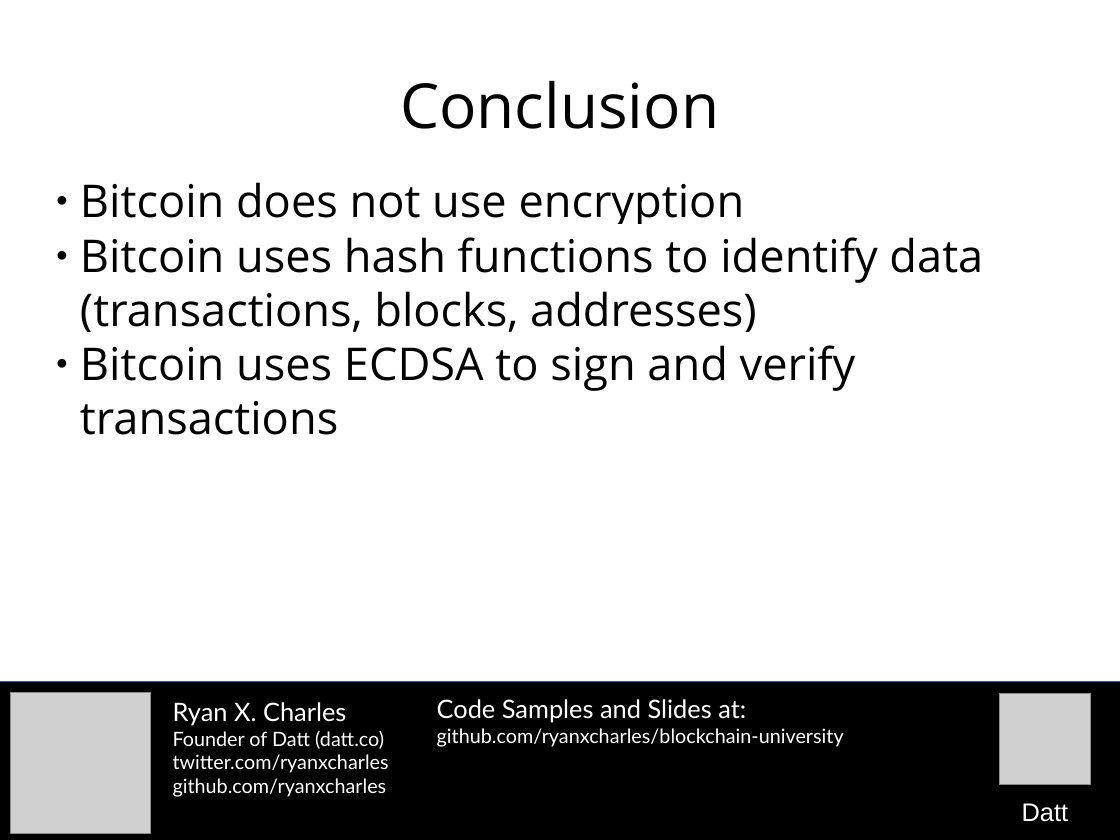
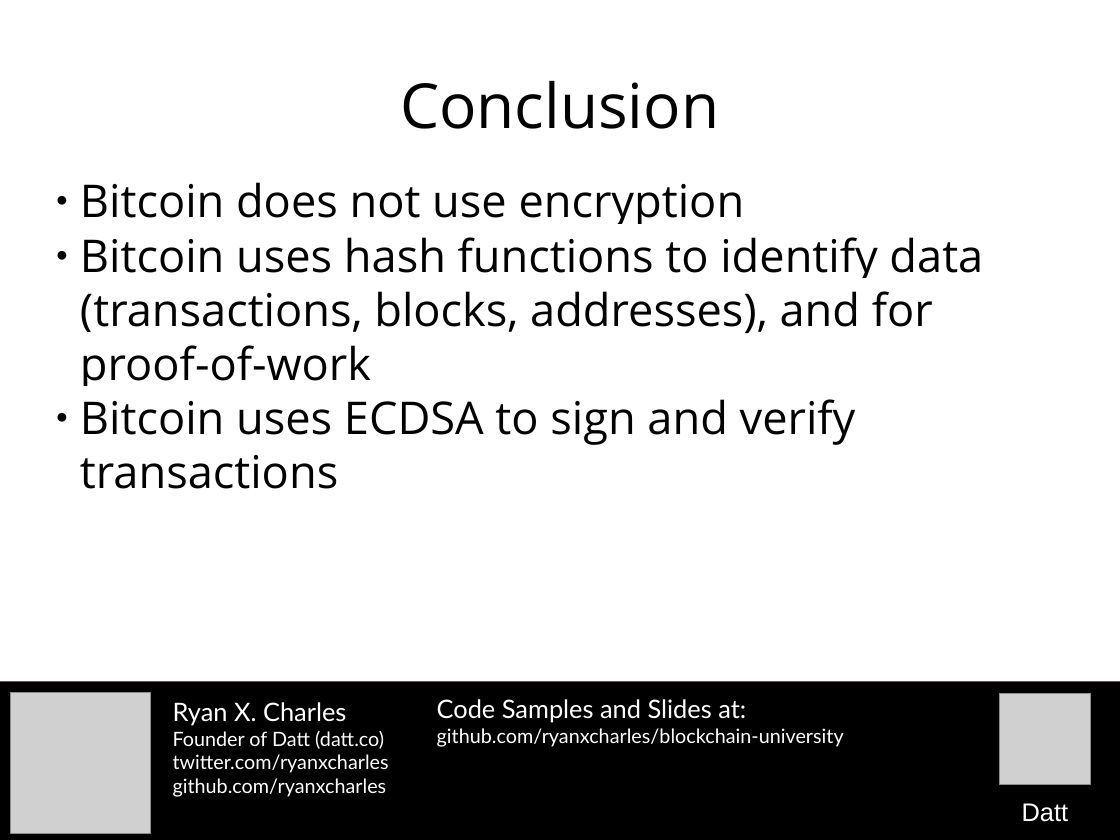
Before and after one commit to camelash/blockchain-university, a slide deck: slide 29 of slides/2015-10-26-bitcoin-cryptography.odp (slide 28 before the commit). Drawn at 1120x840 pixels with LibreOffice and Linux fonts; fonts in the diff are those of the drawing; grey boxes stand for pictures. Boxes give left, top, right and bottom in pixels: in the first picture for what was removed or moved away, otherwise in the second. Text is boxed around its words. In the diff, an @@ line names an element or a change of style, - is before the commit and + after.

```diff
--- a/slides/2015-10-26-bitcoin-cryptography.odp
+++ b/slides/2015-10-26-bitcoin-cryptography.odp
@@ subtitle at <box>80,237,983,386</box>: text changed @@
-● Bitcoin uses hash functions to identify data (transactions, blocks, addresses)
+● Bitcoin uses hash functions to identify data (transactions, blocks, addresses), and for proof-of-work
```
Also in this commit, not shown: 3 other slides changed, 1 slide added, 3 other files.
